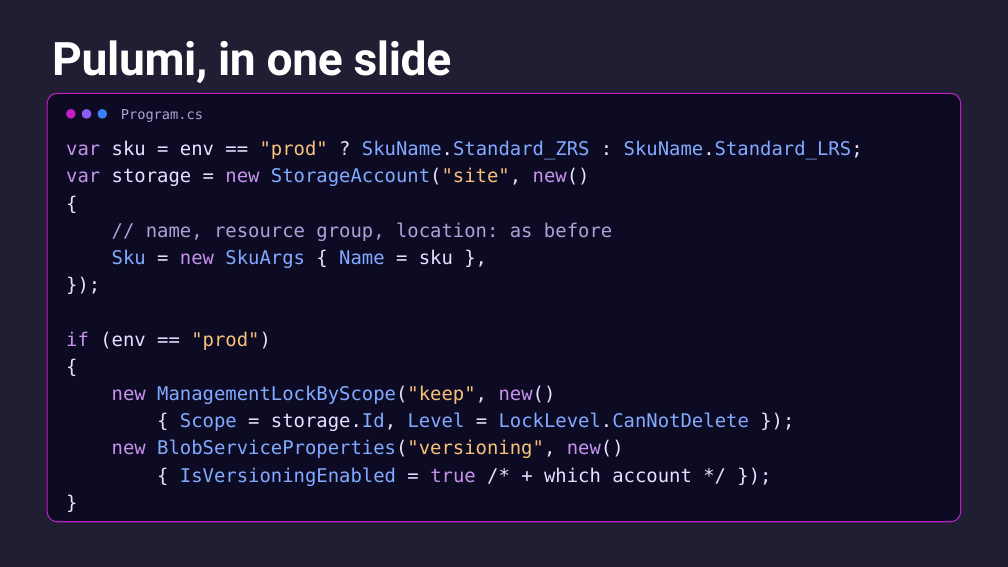
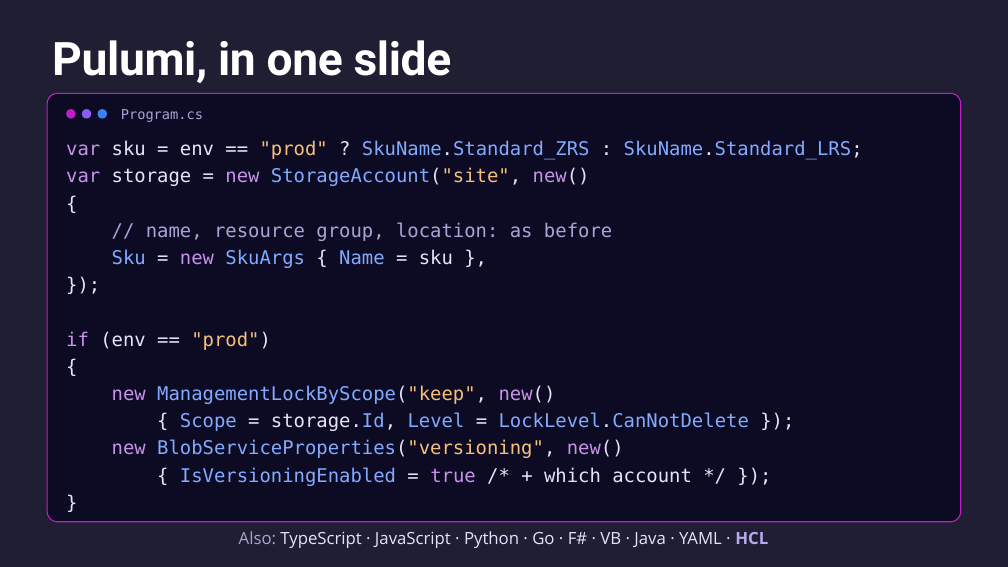
Before and after one commit to CamSoper/infrastructure-as-actual-code, a slide deck: slide 8 of slides/infrastructure-as-actual-code.pptx. Drawn at 1008x567 pixels with LibreOffice and Linux fonts; fonts in the diff are those of the drawing. Boxes give left, top, right and bottom in pixels: in the first picture for what was removed or moved away, otherwise in the second. Text is boxed around its words. In the diff, an @@ line names an element or a change of style, - is before the commit and + after.

```diff
--- a/slides/infrastructure-as-actual-code.pptx
+++ b/slides/infrastructure-as-actual-code.pptx
@@ text added at (239,531,768,548), 16 pt, text #E6E1FF @@
+Also: TypeScript · JavaScript · Python · Go · F# · VB · Java · YAML · HCL
```
Also in this commit, not shown: 2 other files.
